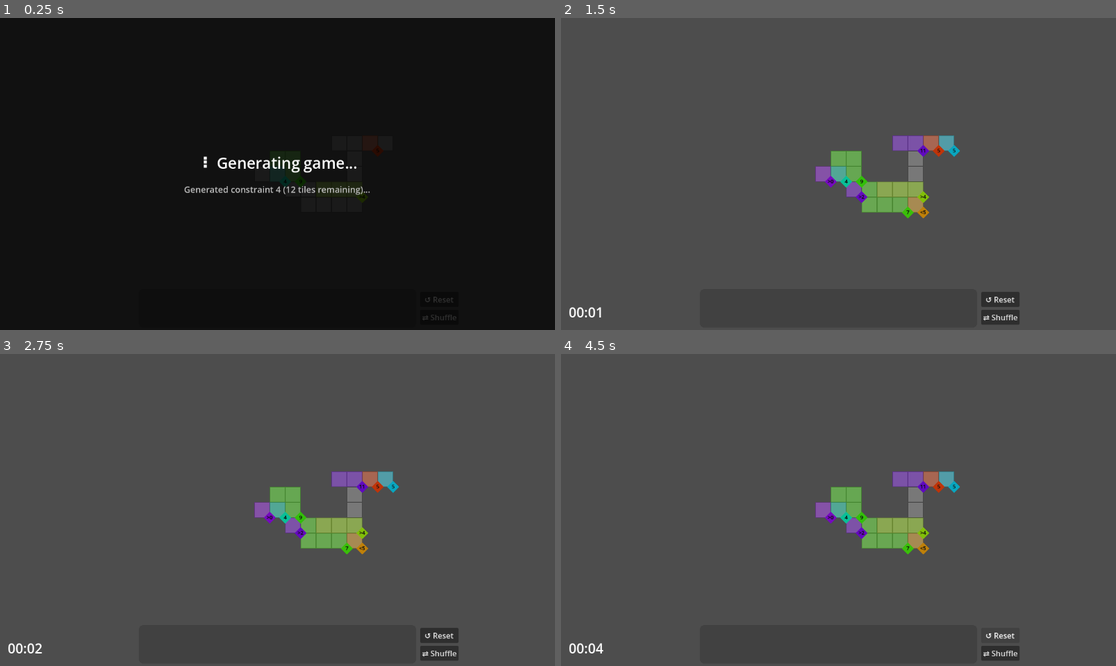
Above: before the commit, frames 1-4 (two rows, left to right).
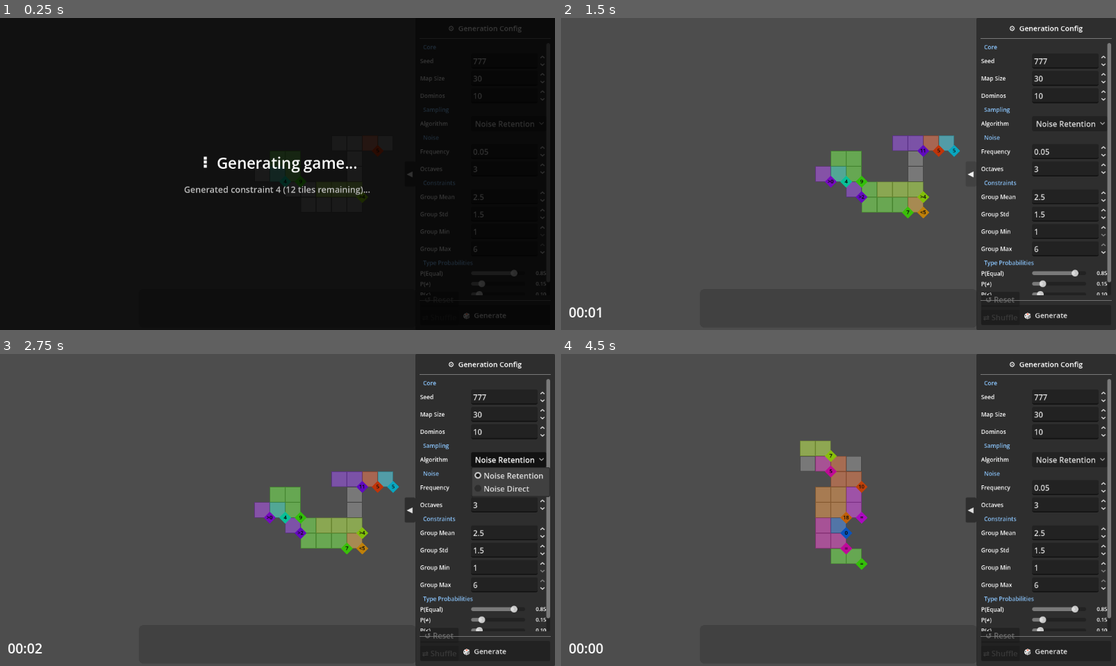
Above: after the commit, the same moments.

Repository: Javen-W/Ritz
Game: Godot game, scene res://game.tscn
Two runs of this game, one before a commit and one after it. Both use one fixed random seed, a clock stepped at 60 frames per second and the inputs below.
Inputs (mouse positions are in pixels of both pictures, inside the frame that each line leads up to):
- Up to frame 1 (0.25 s): no input
- Up to frame 2 (1.5 s): click (971, 174) at 0.5 s, where only the run after the commit has a clickable "◀"; click (1110, 174) at 1.25 s, where only the run after the commit has a clickable "▶"
- Up to frame 3 (2.75 s): click (510, 460) at 2 s, where only the run after the commit has a clickable "Noise Retention"
- Up to frame 4 (4.5 s): click (1043, 650) at 2.75 s, where only the run after the commit has a clickable "🎲 Generate"; click "⇄ Shuffle" at 3.5 s; click "↺ Reset" at 4.25 s

The runs differ from the first frame. In frame 1, 0.4% of the frame differs, in the area x 73-99%, y 2-97%; in frame 2, 24%; in frame 3, 23%; in frame 4, 29%, in the area x 6-100%, y 0-100%.

Commit message:
feat: Game Generation UI Panel (#3)
GameConfig (game_config.gd):
  RefCounted value object holding all tunable generation parameters:
  seed, map_size, number_dominos, sampling_algorithm, noise_frequency,
  noise_octaves, constraint_group_mean/std/min/max, and five constraint
  type probability fields.

GenPanel (gen_panel.gd):
  CanvasLayer (layer=50) anchored to the right edge of the screen.
  Collapsible via a toggle button (slides with the panel).
  Scrollable sections: Core, Sampling, Noise, Constraints / Type Probs.
  Controls: SpinBoxes for numeric params, OptionButton for algorithm,
  HSliders with live value readouts for probabilities.
  Generate button validates domino count vs map area and calls
  game.regenerate(config). All buttons/sliders have FOCUS_NONE.

Game (game.gd):
  config: GameConfig member; seeded from export vars in _ready().
  _apply_config: applies cfg fields to MAP_SIZE / NUMBER_DOMINOS / SEED,
    rng, and dot_noise params.
  regenerate: guards against re-entry, sets GENERATING state, clears
    game, applies new config, recenters camera, restarts async gen.
  _clear_game: frees all dominos (by group), tiles, constraints;
    resets DominoPanel stack; empties grid + constraints arrays.
  generate_tile: dispatches to dot_sample1 or dot_sample2 via
    config.sampling_algorithm.
  _generate_constraints_async: uses config group-size distribution and
    passes config to c.generate(rng, config).

Constraint (constraint.gd):
  generate(rng, cfg=null): accepts optional GameConfig for probability
  thresholds; falls back to hardcoded defaults when null. Probability
  direction corrected (prob_equal=0.85 => randf() < 0.85).

Co-authored-by: Copilot <223556219+Copilot@users.noreply.github.com>

Diff:
--- a/constraint.gd
+++ b/constraint.gd
@@ -48,25 +48,30 @@
 	else:
 		label.text = ""
 
-func generate(rng: RandomNumberGenerator) -> void:
+func generate(rng: RandomNumberGenerator, cfg: GameConfig = null) -> void:
 	if group.is_empty():
 		return
 
+	# Pull thresholds from config or fall back to defaults
+	var p_equal    := cfg.prob_equal       if cfg else 0.85
+	var p_neq      := cfg.prob_not_equal   if cfg else 0.15
+	var p_less     := cfg.prob_less_than   if cfg else 0.10
+	var p_greater  := cfg.prob_greater_than if cfg else 0.10
+
 	# Group metrics
-	var group_sum = 0
+	var group_sum := 0
 	for t in group:
-		# print("Constraint Tile: position={0}, value={1}".format([t.position / 64.0, t.value]))
 		group_sum += t.generated_value
 
-	# Determine constraint type
-	if group.size() > 1 and is_group_equal(true) and rng.randf() > 0.15:
+	# Determine constraint type (evaluated in priority order)
+	if group.size() > 1 and is_group_equal(true) and rng.randf() < p_equal:
 		type = Constraint.Type.EQUAL
-	elif group.size() > 1 and is_group_notequal(true) and rng.randf() < 0.15:
+	elif group.size() > 1 and is_group_notequal(true) and rng.randf() < p_neq:
 		type = Constraint.Type.NOT_EQUAL
-	elif group_sum <= 10 and rng.randf() < 0.10:
+	elif group_sum <= 10 and rng.randf() < p_less:
 		type = Constraint.Type.LESS_THAN
 		target_value = rng.randi_range(group_sum + 1, group_sum + 6)
-	elif group_sum > 0 and rng.randf() < 0.10:
+	elif group_sum > 0 and rng.randf() < p_greater:
 		type = Constraint.Type.GREATER_THAN
 		target_value = rng.randi_range(0, group_sum - 1)
 	else:
--- a/game.gd
+++ b/game.gd
@@ -10,6 +10,7 @@
 var rng := RandomNumberGenerator.new()
 @export var dot_noise := FastNoiseLite.new()
 var last_value := 0
+var config: GameConfig
 
 # Packed scenes — preload to avoid errors
 @export var tile_scene: PackedScene = preload("res://tile.tscn")
@@ -42,15 +43,18 @@
 var elapsed_time: float = 0.0
 
 func _ready() -> void:
-	# Init game.
-	rng.seed = hash(SEED)
-	dot_noise.seed = rng.seed
+	# Build default config from export vars so existing inspector overrides are honoured
+	config = GameConfig.new()
+	config.seed = SEED
+	config.map_size = MAP_SIZE
+	config.number_dominos = NUMBER_DOMINOS
+	config.noise_frequency = dot_noise.frequency
+	config.noise_octaves = dot_noise.fractal_octaves
+	_apply_config(config)
 
 	# Position camera at board center
 	var board_center = Vector2(MAP_SIZE / 2.0, MAP_SIZE / 2.0) * 64.0
 	camera2d.global_position = board_center
-
-	# Save camera center for reset
 	camera_center = camera2d.global_position
 
 	# Connect signals.
@@ -78,10 +82,62 @@
 	print("Game: State → %s" % STATE_NAMES[state])
 
 # --------------------------------------------------------------
+# Config & regeneration
+# --------------------------------------------------------------
+func _apply_config(cfg: GameConfig) -> void:
+	config        = cfg
+	SEED           = cfg.seed
+	MAP_SIZE       = cfg.map_size
+	NUMBER_DOMINOS = cfg.number_dominos
+	rng.seed       = hash(cfg.seed)
+	dot_noise.frequency      = cfg.noise_frequency
+	dot_noise.fractal_octaves = cfg.noise_octaves
+	dot_noise.seed = rng.seed
+	last_value = 0
+
+func regenerate(new_config: GameConfig) -> void:
+	if current_state == GameState.GENERATING:
+		print("Game: Already generating — ignoring regenerate request")
+		return
+	_set_state(GameState.GENERATING)
+	GameSignalbus.emit_generation_update("Clearing previous game...")
+	_apply_config(new_config)
+	_clear_game()
+	var board_center := Vector2(MAP_SIZE / 2.0, MAP_SIZE / 2.0) * 64.0
+	camera2d.global_position = board_center
+	camera_center = camera2d.global_position
+	_generate_game_async()
+
+func _clear_game() -> void:
+	# Clear DominoPanel stack before freeing dominos to avoid stale references
+	var panel := $DominoPanel as DominoPanel
+	if panel:
+		panel.domino_stack.clear()
+		panel.current_index = 0
+		panel._shuffle_pending = false
+
+	# Free all dominos wherever they live (panel, AssignedDominos, etc.)
+	for domino in get_tree().get_nodes_in_group("dominos"):
+		domino.queue_free()
+
+	# Free tiles
+	for child in tile_nodes.get_children():
+		child.queue_free()
+	grid.clear()
+
+	# Free constraints
+	for child in constraint_nodes.get_children():
+		child.queue_free()
+	constraints.clear()
+
+	print("Game: Cleared previous game state")
+
+# --------------------------------------------------------------
 # Async game generation
 # --------------------------------------------------------------
 func _generate_game_async() -> void:
-	_set_state(GameState.GENERATING)
+	if current_state != GameState.GENERATING:
+		_set_state(GameState.GENERATING)
 	GameSignalbus.emit_generation_update("Starting generation...")
 	await get_tree().process_frame
 
@@ -245,7 +301,11 @@
 func generate_tile(pos: Vector2i) -> Tile:
 	var tile := tile_scene.instantiate() as Tile
 	tile.position = pos * 64.0
-	tile.generated_value = dot_sample1(pos)
+	match config.sampling_algorithm:
+		GameConfig.SamplingAlgorithm.NOISE_DIRECT:
+			tile.generated_value = dot_sample2(pos)
+		_:  # NOISE_RETENTION default
+			tile.generated_value = dot_sample1(pos)
 	tile_nodes.add_child(tile)
 	grid[pos] = tile
 	return tile
@@ -280,15 +340,17 @@
 func _generate_constraints_async() -> void:
 	var remaining_tiles : Array = grid.keys().duplicate()
 
-	const MIN_SIZE := 1
-	const MAX_SIZE := 6
+	var grp_min := config.constraint_group_min
+	var grp_max := config.constraint_group_max
 
 	var constraint_count := 0
 
 	# Populate constraints
-	while remaining_tiles.size() >= MIN_SIZE:
-		# print(len(remaining_tiles))
-		var size := clampi(roundi(rng.randfn(2.5, 1.5)), MIN_SIZE, MAX_SIZE)
+	while remaining_tiles.size() >= grp_min:
+		var size := clampi(
+			roundi(rng.randfn(config.constraint_group_mean, config.constraint_group_std)),
+			grp_min, grp_max
+		)
 		var group : Array[Tile] = []
 
 		var _search = func(pos: Vector2i, func_ref: Callable) -> void:
@@ -311,7 +373,7 @@
 		var init_pos : Vector2i = remaining_tiles[rng.randi() % remaining_tiles.size()]
 		_search.call(init_pos, _search)
 
-		if group.size() < MIN_SIZE:
+		if group.size() < grp_min:
 			break
 
 		# Occasionally skip singles
@@ -319,10 +381,10 @@
 			if rng.randf() < 0.25:
 				continue
 
-		# Create constraint
+		# Create constraint — pass config so thresholds are applied
 		var c := constraint_scene.instantiate() as Constraint
 		c.group = group
-		c.generate(rng)
+		c.generate(rng, config)
 		constraint_nodes.add_child(c)
 		constraints.append(c)
 
--- a/game.tscn
+++ b/game.tscn
@@ -4,6 +4,7 @@
 [ext_resource type="FastNoiseLite" uid="uid://cdnr10focog76" path="res://dot_noise.tres" id="2_e2o6t"]
 [ext_resource type="PackedScene" uid="uid://u0dj7t4cpuib" path="res://domino_panel.tscn" id="3_qwf2d"]
 [ext_resource type="Script" uid="uid://cgmxf8o3nvkry" path="res://game_hud.gd" id="4_hud01"]
+[ext_resource type="Script" uid="uid://dg8qjbhu98lgl" path="res://gen_panel.gd" id="5_genpnl"]
 
 [node name="Game" type="Node2D" unique_id=1647598395]
 script = ExtResource("1_80nbo")
@@ -22,3 +23,6 @@
 
 [node name="GameHUD" type="CanvasLayer" parent="." unique_id=987654321]
 script = ExtResource("4_hud01")
+
+[node name="GenPanel" type="CanvasLayer" parent="." unique_id=112233445]
+script = ExtResource("5_genpnl")
--- /dev/null
+++ b/game_config.gd
@@ -0,0 +1,34 @@
+extends RefCounted
+class_name GameConfig
+
+enum SamplingAlgorithm { NOISE_RETENTION, NOISE_DIRECT }
+
+# ── Core ──────────────────────────────────────────────────────────────────────
+var seed: int = 777
+var map_size: int = 30
+var number_dominos: int = 10
+
+# ── Dot-value sampling ────────────────────────────────────────────────────────
+var sampling_algorithm: int = SamplingAlgorithm.NOISE_RETENTION
+
+# ── FastNoiseLite parameters ──────────────────────────────────────────────────
+var noise_frequency: float = 0.05
+var noise_octaves: int = 3
+
+# ── Constraint group sizing (normal distribution, then clamped) ───────────────
+var constraint_group_mean: float = 2.5
+var constraint_group_std: float = 1.5
+var constraint_group_min: int = 1
+var constraint_group_max: int = 6
+
+# ── Constraint type probabilities ─────────────────────────────────────────────
+# Each is evaluated in order when its eligibility condition holds.
+# EQUAL:        applied when all tiles in group share the same generated value
+# NOT_EQUAL:    applied when all tiles differ
+# LESS_THAN:    applied when group_sum <= 10
+# GREATER_THAN: applied when group_sum > 0
+# Else:         SUM constraint (exact target)
+var prob_equal: float = 0.85
+var prob_not_equal: float = 0.15
+var prob_less_than: float = 0.10
+var prob_greater_than: float = 0.10
--- /dev/null
+++ b/gen_panel.gd
@@ -0,0 +1,296 @@
+extends CanvasLayer
+class_name GenPanel
+
+const PANEL_WIDTH    := 290
+const LABEL_MIN_W    := 100
+const SECTION_COLOR  := Color(0.55, 0.78, 1.0, 1.0)
+
+var _is_open       := true
+var _panel_root    : Control
+var _toggle_btn    : Button
+
+# Core
+var _seed_spin        : SpinBox
+var _map_size_spin    : SpinBox
+var _domino_spin      : SpinBox
+
+# Sampling
+var _sampling_opt : OptionButton
+
+# Noise
+var _noise_section   : VBoxContainer
+var _freq_spin       : SpinBox
+var _octaves_spin    : SpinBox
+
+# Constraint group
+var _grp_mean_spin : SpinBox
+var _grp_std_spin  : SpinBox
+var _grp_min_spin  : SpinBox
+var _grp_max_spin  : SpinBox
+
+# Constraint type probabilities  [slider, value_label]
+var _prob_equal_pair   : Array
+var _prob_neq_pair     : Array
+var _prob_less_pair    : Array
+var _prob_greater_pair : Array
+
+# ──────────────────────────────────────────────────────────────────────────────
+
+func _ready() -> void:
+	layer = 50   # above game world, below HUD (layer 100)
+	_build_ui()
+	_apply_config_to_controls(GameConfig.new())
+
+# ── UI construction ──────────────────────────────────────────────────────────
+
+func _build_ui() -> void:
+	# Root control — full-screen so anchors work
+	var root := Control.new()
+	root.set_anchors_preset(Control.PRESET_FULL_RECT)
+	root.mouse_filter = Control.MOUSE_FILTER_IGNORE
+	add_child(root)
+
+	# Toggle button — sticks out from the left edge of the panel
+	_toggle_btn = Button.new()
+	_toggle_btn.text = "◀"
+	_toggle_btn.focus_mode = Control.FOCUS_NONE
+	_toggle_btn.custom_minimum_size = Vector2(22, 52)
+	_toggle_btn.anchor_left   = 1.0
+	_toggle_btn.anchor_right  = 1.0
+	_toggle_btn.anchor_top    = 0.5
+	_toggle_btn.anchor_bottom = 0.5
+	_toggle_btn.offset_left   = -(PANEL_WIDTH + 22)
+	_toggle_btn.offset_right  = -PANEL_WIDTH
+	_toggle_btn.offset_top    = -26
+	_toggle_btn.offset_bottom = 26
+	_toggle_btn.pressed.connect(_toggle_panel)
+	root.add_child(_toggle_btn)
+
+	# Panel body
+	_panel_root = PanelContainer.new()
+	_panel_root.anchor_left   = 1.0
+	_panel_root.anchor_right  = 1.0
+	_panel_root.anchor_top    = 0.0
+	_panel_root.anchor_bottom = 1.0
+	_panel_root.offset_left   = -PANEL_WIDTH
+	_panel_root.offset_right  = 0
+	root.add_child(_panel_root)
+
+	var margin := MarginContainer.new()
+	for side in ["left", "right", "top", "bottom"]:
+		margin.add_theme_constant_override("margin_" + side, 10)
+	_panel_root.add_child(margin)
+
+	var outer := VBoxContainer.new()
+	outer.add_theme_constant_override("separation", 8)
+	margin.add_child(outer)
+
+	# Title
+	var title := Label.new()
+	title.text = "⚙  Generation Config"
+	title.horizontal_alignment = HORIZONTAL_ALIGNMENT_CENTER
+	title.add_theme_font_size_override("font_size", 15)
+	title.add_theme_color_override("font_color", Color.WHITE)
+	outer.add_child(title)
+	outer.add_child(HSeparator.new())
+
+	# Scrollable content
+	var scroll := ScrollContainer.new()
+	scroll.size_flags_vertical = Control.SIZE_EXPAND_FILL
+	scroll.horizontal_scroll_mode = ScrollContainer.SCROLL_MODE_DISABLED
+	outer.add_child(scroll)
+
+	var content := VBoxContainer.new()
+	content.size_flags_horizontal = Control.SIZE_EXPAND_FILL
+	content.add_theme_constant_override("separation", 5)
+	scroll.add_child(content)
+
+	# ── Core ────────────────────────────────────────────────────────────────
+	content.add_child(_section_header("Core"))
+
+	_seed_spin = _make_spinbox(0, 999999, 1)
+	content.add_child(_row("Seed", _seed_spin))
+
+	_map_size_spin = _make_spinbox(5, 100, 1)
+	content.add_child(_row("Map Size", _map_size_spin))
+
+	_domino_spin = _make_spinbox(1, 500, 1)
+	content.add_child(_row("Dominos", _domino_spin))
+
+	# ── Sampling ─────────────────────────────────────────────────────────────
+	content.add_child(_section_header("Sampling"))
+
+	_sampling_opt = OptionButton.new()
+	_sampling_opt.focus_mode = Control.FOCUS_NONE
+	_sampling_opt.size_flags_horizontal = Control.SIZE_EXPAND_FILL
+	_sampling_opt.add_item("Noise Retention", GameConfig.SamplingAlgorithm.NOISE_RETENTION)
+	_sampling_opt.add_item("Noise Direct",    GameConfig.SamplingAlgorithm.NOISE_DIRECT)
+	content.add_child(_row("Algorithm", _sampling_opt))
+
+	# ── Noise ─────────────────────────────────────────────────────────────────
+	_noise_section = VBoxContainer.new()
+	_noise_section.add_theme_constant_override("separation", 5)
+	content.add_child(_noise_section)
+	_noise_section.add_child(_section_header("Noise"))
+
+	_freq_spin = _make_spinbox(0.001, 1.0, 0.001)
+	_freq_spin.custom_arrow_step = 0.005
+	_noise_section.add_child(_row("Frequency", _freq_spin))
+
+	_octaves_spin = _make_spinbox(1, 8, 1)
+	_noise_section.add_child(_row("Octaves", _octaves_spin))
+
+	# ── Constraints ───────────────────────────────────────────────────────────
+	content.add_child(_section_header("Constraints"))
+
+	_grp_mean_spin = _make_spinbox(1.0, 6.0, 0.5)
+	content.add_child(_row("Group Mean", _grp_mean_spin))
+
+	_grp_std_spin = _make_spinbox(0.1, 3.0, 0.1)
+	content.add_child(_row("Group Std", _grp_std_spin))
+
+	_grp_min_spin = _make_spinbox(1, 6, 1)
+	content.add_child(_row("Group Min", _grp_min_spin))
+
+	_grp_max_spin = _make_spinbox(1, 6, 1)
+	content.add_child(_row("Group Max", _grp_max_spin))
+
+	content.add_child(_section_header("Type Probabilities"))
+
+	_prob_equal_pair   = _slider_row("P(Equal)",  0.0, 1.0, 0.85); content.add_child(_prob_equal_pair[2])
+	_prob_neq_pair     = _slider_row("P(≠)",      0.0, 1.0, 0.15); content.add_child(_prob_neq_pair[2])
+	_prob_less_pair    = _slider_row("P(<)",       0.0, 1.0, 0.10); content.add_child(_prob_less_pair[2])
+	_prob_greater_pair = _slider_row("P(>)",       0.0, 1.0, 0.10); content.add_child(_prob_greater_pair[2])
+
+	# ── Generate button ───────────────────────────────────────────────────────
+	outer.add_child(HSeparator.new())
+
+	var gen_btn := Button.new()
+	gen_btn.text = "🎲  Generate"
+	gen_btn.focus_mode = Control.FOCUS_NONE
+	gen_btn.add_theme_font_size_override("font_size", 15)
+	gen_btn.custom_minimum_size = Vector2(0, 42)
+	gen_btn.pressed.connect(_on_generate_pressed)
+	outer.add_child(gen_btn)
+
+# ── Helpers ──────────────────────────────────────────────────────────────────
+
+func _section_header(text: String) -> Label:
+	var lbl := Label.new()
+	lbl.text = "  " + text
+	lbl.add_theme_font_size_override("font_size", 12)
+	lbl.add_theme_color_override("font_color", SECTION_COLOR)
+	lbl.add_theme_constant_override("margin_top", 6)
+	return lbl
+
+func _make_spinbox(min_val: float, max_val: float, step: float) -> SpinBox:
+	var sb := SpinBox.new()
+	sb.min_value = min_val
+	sb.max_value = max_val
+	sb.step = step
+	sb.size_flags_horizontal = Control.SIZE_EXPAND_FILL
+	return sb
+
+func _row(label_text: String, ctrl: Control) -> HBoxContainer:
+	var hbox := HBoxContainer.new()
+	hbox.add_theme_constant_override("separation", 6)
+	var lbl := Label.new()
+	lbl.text = label_text
+	lbl.custom_minimum_size = Vector2(LABEL_MIN_W, 0)
+	lbl.vertical_alignment = VERTICAL_ALIGNMENT_CENTER
+	lbl.add_theme_font_size_override("font_size", 12)
+	hbox.add_child(lbl)
+	hbox.add_child(ctrl)
+	return hbox
+
+# Returns [slider, value_label, container_hbox]
+func _slider_row(label_text: String, min_v: float, max_v: float, default_v: float) -> Array:
+	var slider := HSlider.new()
+	slider.min_value = min_v
+	slider.max_value = max_v
+	slider.step = 0.01
+	slider.value = default_v
+	slider.size_flags_horizontal = Control.SIZE_EXPAND_FILL
+	slider.focus_mode = Control.FOCUS_NONE
+
+	var val_lbl := Label.new()
+	val_lbl.text = "%.2f" % default_v
+	val_lbl.custom_minimum_size = Vector2(38, 0)
+	val_lbl.horizontal_alignment = HORIZONTAL_ALIGNMENT_RIGHT
+	val_lbl.add_theme_font_size_override("font_size", 11)
+	slider.value_changed.connect(func(v: float) -> void: val_lbl.text = "%.2f" % v)
+
+	var hbox := HBoxContainer.new()
+	hbox.add_theme_constant_override("separation", 6)
+	var lbl := Label.new()
+	lbl.text = label_text
+	lbl.custom_minimum_size = Vector2(LABEL_MIN_W, 0)
+	lbl.vertical_alignment = VERTICAL_ALIGNMENT_CENTER
+	lbl.add_theme_font_size_override("font_size", 12)
+	hbox.add_child(lbl)
+	hbox.add_child(slider)
+	hbox.add_child(val_lbl)
+	return [slider, val_lbl, hbox]
+
+# ── Config read / write ──────────────────────────────────────────────────────
+
+func _read_config() -> GameConfig:
+	var cfg := GameConfig.new()
+	cfg.seed             = int(_seed_spin.value)
+	cfg.map_size         = int(_map_size_spin.value)
+	cfg.number_dominos   = int(_domino_spin.value)
+	cfg.sampling_algorithm = _sampling_opt.get_selected_id()
+	cfg.noise_frequency  = _freq_spin.value
+	cfg.noise_octaves    = int(_octaves_spin.value)
+	cfg.constraint_group_mean = _grp_mean_spin.value
+	cfg.constraint_group_std  = _grp_std_spin.value
+	cfg.constraint_group_min  = int(_grp_min_spin.value)
+	cfg.constraint_group_max  = int(_grp_max_spin.value)
+	cfg.prob_equal        = (_prob_equal_pair[0]   as HSlider).value
+	cfg.prob_not_equal    = (_prob_neq_pair[0]     as HSlider).value
+	cfg.prob_less_than    = (_prob_less_pair[0]    as HSlider).value
+	cfg.prob_greater_than = (_prob_greater_pair[0] as HSlider).value
+	# Clamp dominos to fit inside the map
+	var max_dominos := (cfg.map_size * cfg.map_size) / 2
+	cfg.number_dominos = clampi(cfg.number_dominos, 1, max_dominos)
+	return cfg
+
+func _apply_config_to_controls(cfg: GameConfig) -> void:
+	_seed_spin.value      = cfg.seed
+	_map_size_spin.value  = cfg.map_size
+	_domino_spin.value    = cfg.number_dominos
+	_sampling_opt.select(cfg.sampling_algorithm)
+	_freq_spin.value      = cfg.noise_frequency
+	_octaves_spin.value   = cfg.noise_octaves
+	_grp_mean_spin.value  = cfg.constraint_group_mean
+	_grp_std_spin.value   = cfg.constraint_group_std
+	_grp_min_spin.value   = cfg.constraint_group_min
+	_grp_max_spin.value   = cfg.constraint_group_max
+	(_prob_equal_pair[0]   as HSlider).value = cfg.prob_equal
+	(_prob_neq_pair[0]     as HSlider).value = cfg.prob_not_equal
+	(_prob_less_pair[0]    as HSlider).value = cfg.prob_less_than
+	(_prob_greater_pair[0] as HSlider).value = cfg.prob_greater_than
+
+# ── Event handlers ────────────────────────────────────────────────────────────
+
+func _toggle_panel() -> void:
+	_is_open = not _is_open
+	_panel_root.visible = _is_open
+	_toggle_btn.text = "◀" if _is_open else "▶"
+	# Slide toggle button to screen edge when collapsed
+	var off: float = PANEL_WIDTH if _is_open else 0.0
+	_toggle_btn.offset_left  = -(off + 22)
+	_toggle_btn.offset_right = -off
+
+func _on_generate_pressed() -> void:
+	var game := get_tree().root.get_node("Game") as Game
+	if not game:
+		return
+	if game.current_state == Game.GameState.GENERATING:
+		print("GenPanel: Already generating — ignoring")
+		return
+	var cfg := _read_config()
+	print("GenPanel: Requesting generation (seed=%d, map=%d, dominos=%d, algo=%d)" % [
+		cfg.seed, cfg.map_size, cfg.number_dominos, cfg.sampling_algorithm
+	])
+	game.regenerate(cfg)
Not shown, added: game_config.gd.uid
Not shown, added: gen_panel.gd.uid
